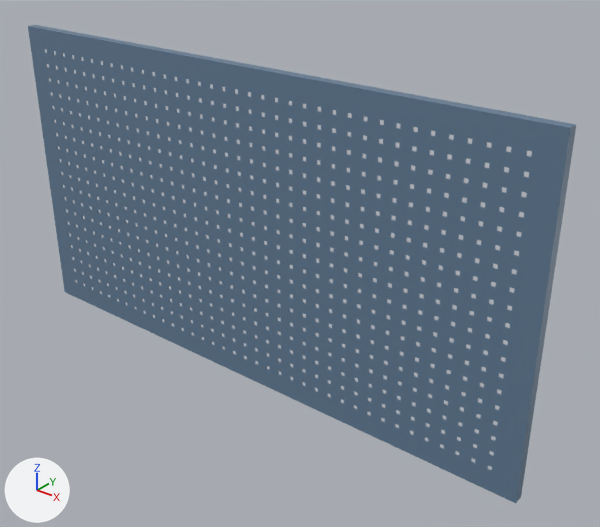
Renders of the OBJ model models/werkzeugwand/einzelteile/lochwand_platte.obj from each side of a commit.
Rendered twice from a 50 mm lens placed at (1.236, -1.347, 0.798), pointed at (0.122, 0.045, -0.065). Arrows for +X, +Y and +Z are at lower left; the lights stay in place. The picture after the commit comes second. Where no turn or scale is listed for an object, it has been applied to the vertices.

Before the edit, the objects in view are built like this:
```python
mat_lochwand_platte = principled_material('Lochwand_Platte')
mat_lochwand_platte.base_color = (0.125, 0.205, 0.305)  # blue #637d96
mat_lochwand_platte.roughness = 0.45
me_lochwand_platte = bpy.data.meshes.new('Lochwand_Platte')
me_lochwand_platte.from_pydata(...)  # 6536 vertices, 7940 faces; spans x -0.75..0.75, y -0.03..0.0, z -0.4..0.4
me_lochwand_platte.materials.append(mat_lochwand_platte)  # blue #637d96
ob_lochwand_platte = bpy.data.objects.new('Lochwand_Platte', me_lochwand_platte)
ob_lochwand_platte.location = (0.0, 0.0, 0.0)
```
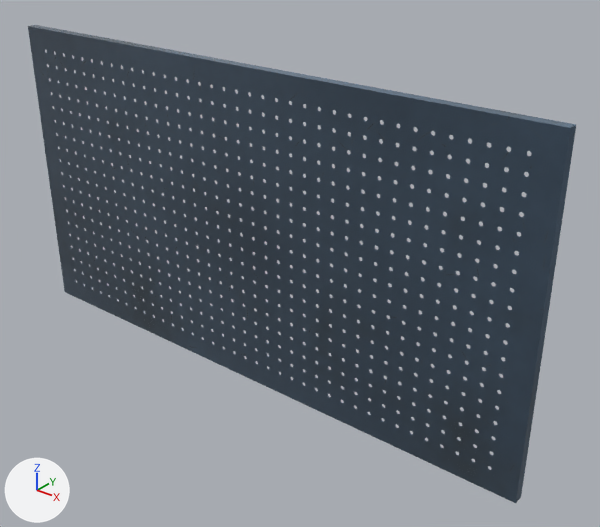
Where the change shows, as pixel boxes (x1, y1, x2, y2) in the pictures (600 x 527 px):
'Lochwand_Platte', surface changed (darker): (28, 25, 576, 503) in both

Edits to the bpy script that builds the scene:
```text
Add img_lochwand_platte_metal_png:
    img_lochwand_platte_metal_png = load_image('lochwand_platte_metal.png', '../texturen/lochwand_platte_metal.png', 1024, 1024, 'sRGB')
Add img_lochwand_platte_normal_png:
    img_lochwand_platte_normal_png = load_image('lochwand_platte_normal.png', '../texturen/lochwand_platte_normal.png', 1024, 1024, 'sRGB')
Add img_lochwand_platte_co_png:
    img_lochwand_platte_co_png = load_image('lochwand_platte_co.png', '../texturen/lochwand_platte_co.png', 1024, 1024, 'sRGB')
Add img_lochwand_platte_rough_png:
    img_lochwand_platte_rough_png = load_image('lochwand_platte_rough.png', '../texturen/lochwand_platte_rough.png', 1024, 1024, 'sRGB')
Change mat_lochwand_platte:
    remove # nodes: BsdfPrincipled, OutputMaterial
    remove # colours: blue #637d96
    nodes: BsdfPrincipled, NormalMap, OutputMaterial, TexImage x4
    uses the picture img_lochwand_platte_co_png
    uses the picture img_lochwand_platte_metal_png
    uses the picture img_lochwand_platte_normal_png
    uses the picture img_lochwand_platte_rough_png
```
